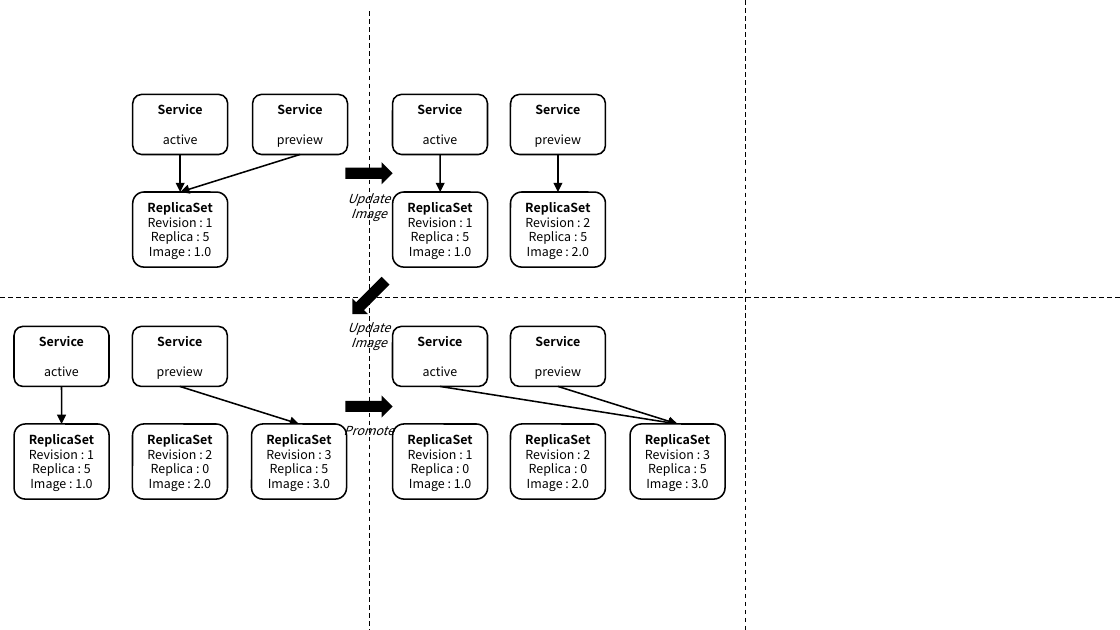
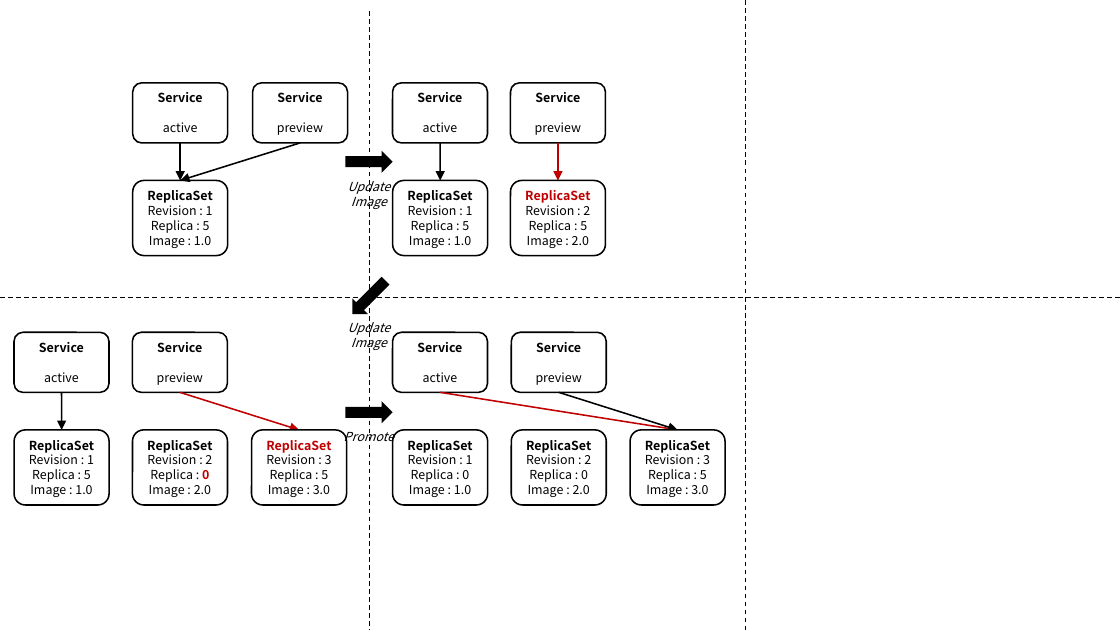
Before and after one commit to ssup2/blog-software, a slide deck: slide 2 of content/docs/theory-analysis/argo-rollouts/images/images.pptx. Drawn at 1120x630 pixels with LibreOffice and Linux fonts; fonts in the diff are those of the drawing. Boxes give left, top, right and bottom in pixels: in the first picture for what was removed or moved away, otherwise in the second. Text is boxed around its words. In the diff, an @@ line names an element or a change of style, - is before the commit and + after.

```diff
--- a/content/docs/theory-analysis/argo-rollouts/images/images.pptx
+++ b/content/docs/theory-analysis/argo-rollouts/images/images.pptx
@@ 7 rounded rectangles, 4 arrows, 1 text, 1 right arrow: place and size @@
-7 rounded rectangles, 4 arrows, 1 text, 1 right arrow at (133, 94, 606, 267)
+7 rounded rectangles, 4 arrows, 1 text, 1 right arrow at (133, 83, 606, 255)
@@ arrow (558, 143) - (558, 180): stroke #000000 1 pt to #C00000 1 pt @@
@@ text in rounded rectangle at (525, 190, 590, 203): text colour #000000 to #C00000 in "ReplicaSet" @@
@@ arrow (180, 392) - (299, 430): stroke #000000 1 pt to #C00000 1 pt @@
@@ 10 rounded rectangles, 4 arrows, 1 text, 1 right arrow: place and size @@
-10 rounded rectangles, 4 arrows, 1 text, 1 right arrow at (15, 326, 726, 500)
+10 rounded rectangles, 4 arrows, 1 text, 1 right arrow at (15, 333, 726, 505)
@@ arrow (440, 392) - (678, 430): stroke #000000 1 pt to #C00000 1 pt @@
@@ text in rounded rectangle at (266, 440, 331, 453): text colour #000000 to #C00000 in "ReplicaSet" @@
@@ text in rounded rectangle at (150, 469, 209, 482): text colour #000000 to #C00000, bold on in "0" @@
```
Also in this commit, not shown: 3 other slides changed, 6 slides added, 1 other file.
